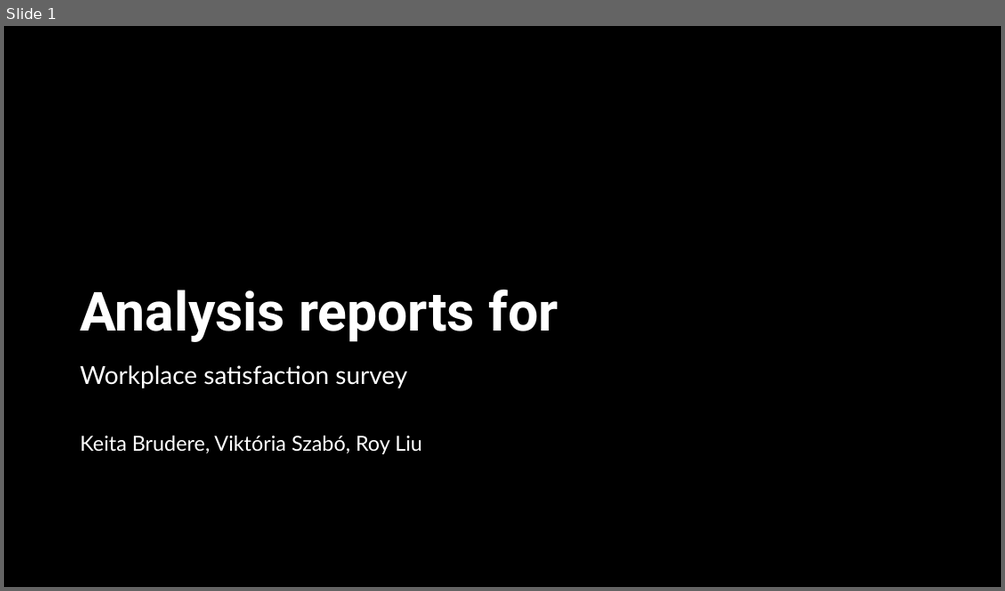
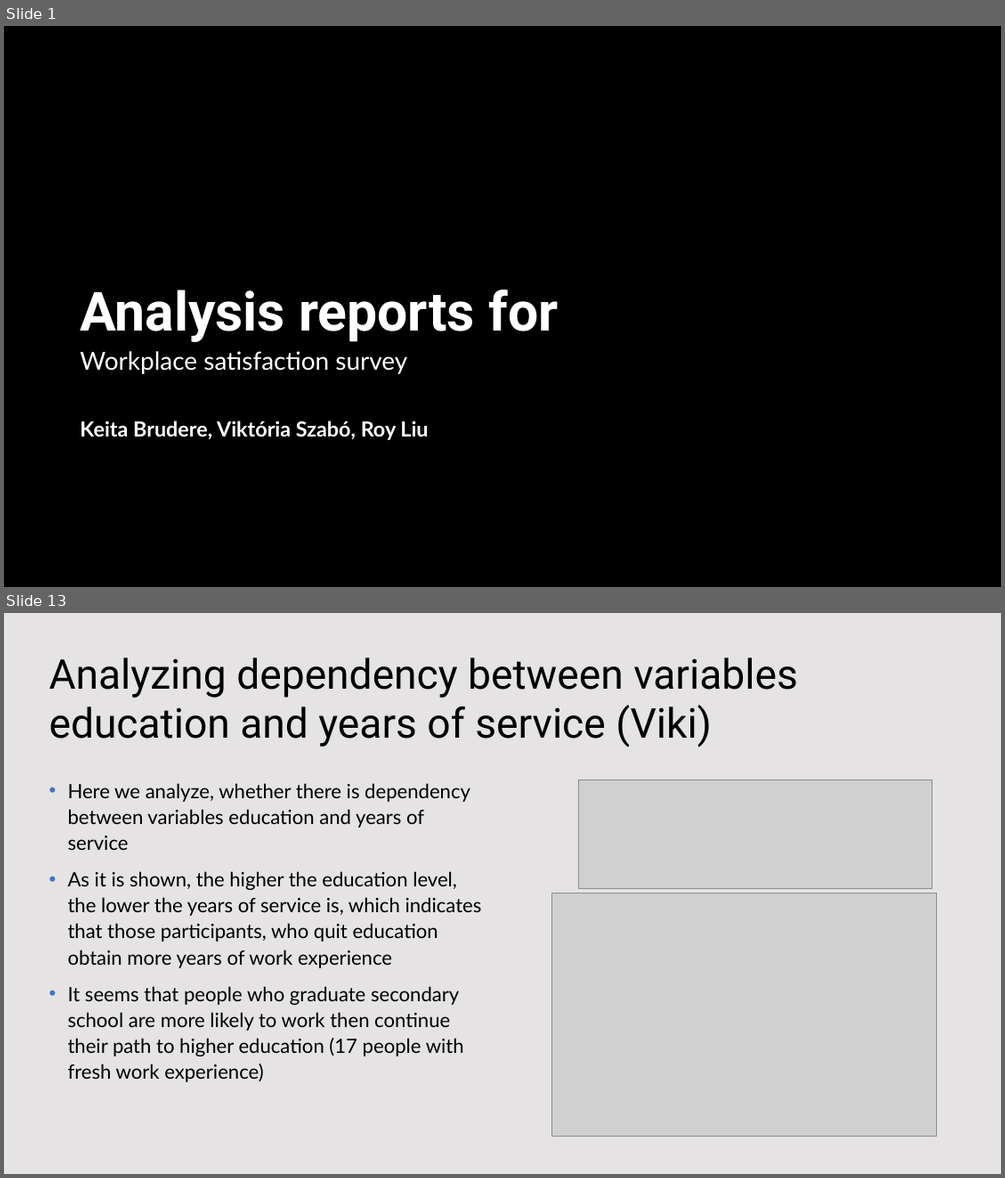
Before and after one commit to KatieRJ/BigDataProject, a slide deck: BigDataProject presentation.pptx. Shown one above the other, each under a label of ours: slide 1 before the commit, slides 1 and 13 after it; the slides between them are not shown. The pictures are 1005x591 and 1005x1178 pixels, drawn with LibreOffice and Linux fonts; fonts in the diff are those of the drawing; grey boxes stand for pictures; background and template pictures are left out; a plain dark background stands for a picture behind light text. Boxes give left, top, right and bottom in pixels: in the first picture for what was removed or moved away, otherwise in the second. Text is boxed around its words. In the diff, an @@ line names an element or a change of style, - is before the commit and + after.

```diff
--- a/BigDataProject presentation.pptx
+++ b/BigDataProject presentation.pptx
@@ slide 13 added at [4,613,1001,1174], background #FFFFFF @@
@@ rectangle added at [4,613,1001,1174], fill #DBD8D8 at 70% opacity @@
@@ title added at [49,657,798,747], 39.6 pt, text #000000 @@
+Analyzing dependency between variables education and years of service (Viki)
@@ text added at [68,783,482,1082], 19 pt, text #000000 @@
+• Here we analyze, whether there is dependency between variables education and years of service
+• As it is shown, the higher the education level, the lower the years of service is, which indicates that those participants, who quit education obtain more years of work experience
+• It seems that people who graduate secondary school are more likely to work then continue their path to higher education (17 people with fresh work experience)
@@ picture added at [578,779,933,888] @@
@@ picture added at [552,892,938,1135] @@
@@ slide 1 changed as well @@
@@ subtitle "Workplace satisfaction survey": place and size @@
-subtitle "Workplace satisfaction survey" at [80,365,422,454]
+subtitle "Workplace satisfaction survey" at [80,351,428,440]
@@ subtitle at [80,420,428,440]: bold on in "Keita Brudere, Viktória Szabó, Roy Liu" @@
```
Also in this commit, not shown: 2 other slides changed, 10 other slides added, 1 slide removed, 2 other files.
